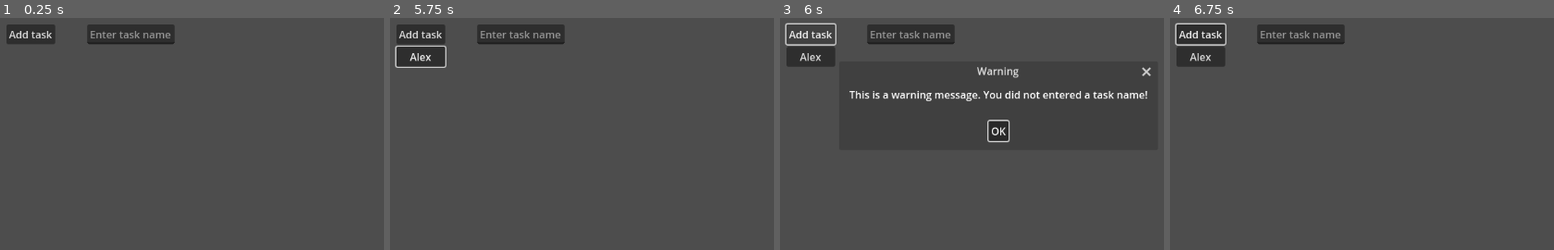
Above: before the commit, frames 1-4 (left to right).
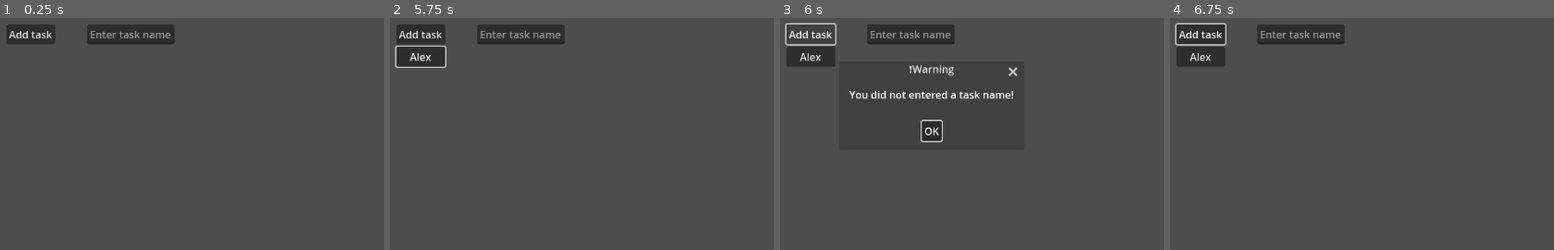
Above: after the commit, the same moments.

Repository: RWHurra/Simple-Task-Manager
Game: Godot game, scene res://simple_task_manager.tscn
The game is run twice, just before and just after one commit, with the same random seed, the same clock (stepped at 60 frames per second) and the same inputs.
Inputs (mouse positions are in pixels of both pictures, inside the frame that each line leads up to):
- Up to frame 1 (0.25 s): no input
- Up to frame 2 (5.75 s): click (520, 34) at 0.52 s; type "Alex" at 0.6 s; click "Add task" at 1.25 s; click "Alex" at 2 s; click (555, 94) at 2.77 s; type "Alex" at 2.85 s; click (555, 154) at 3 s; type "12" at 3.08 s; click "Done" at 3.5 s; click "Done" at 4.25 s; click "OK" at 5 s
- Up to frame 3 (6 s): click "Add task" at 5.75 s
- Up to frame 4 (6.75 s): click "OK" at 6.5 s

Frames 1-2 are identical in both runs. In frame 3, 2.3% of the frame differs, in the area x 18-97%, y 20-54%; in frame 4, nothing differs.

Commit message:
Added logic to force task name on edit, removed shadowed variables
The logic to check name and show accept dialog is a duplicate of the function in 'Add task.dg'. So the function '_create_acceptdialog_missing_name()' is in both 'Add task.gd' and 'task.dg'. Refactor? Also removed shadowed variables to specify the variables (task_to_delete, related_task).

Diff:
--- a/Add task.gd
+++ b/Add task.gd
@@ -34,8 +34,8 @@
 func _create_acceptdialog_missing_name():
 	var accept_dialog = AcceptDialog.new()
 	# set the title and message of the AcceptDialog
-	accept_dialog.title = "Warning"
-	accept_dialog.dialog_text = "This is a warning message. You did not entered a task name!"
+	accept_dialog.title = "❗Warning"
+	accept_dialog.dialog_text = "You did not entered a task name!"
 	accept_dialog.position = Vector2(100, 100)
 	# show the AcceptDialog
 	add_child(accept_dialog)
--- a/DeleteTaskButton.gd
+++ b/DeleteTaskButton.gd
@@ -26,11 +26,11 @@
 	tasks.erase(task)
 	task.queue_free()
 
-func _delete_related_button(task):
+func _delete_related_button(task_to_delete):
 	var buttons = task_manager.get_task_buttons()
 	print(buttons)
 	for button in buttons:
-		if task.name == str(button.name).replace("_button", ""):
+		if task_to_delete.name == str(button.name).replace("_button", ""):
 			buttons.erase(button)
 			button.queue_free()
 
--- a/simple_task_manager.gd
+++ b/simple_task_manager.gd
@@ -25,17 +25,17 @@
 	print("create task from parent")
 	return new_task
 
-func create_task_button(button_text : String, task):
+func create_task_button(button_text : String, related_task):
 	#create new button
 	var new_button = task_button.instantiate()
-	new_button.set_related_task(task)
+	new_button.set_related_task(related_task)
 	new_button.text = button_text
 	new_button.name = str(button_text) + "_button"
 	add_child(new_button)
 	task_button_dictionary = {
 		"related_task_id": task_counter,
 		"task_button_object": new_button,
-		"related_task_object": task,
+		"related_task_object": related_task,
 		"task_button_name": new_button.name
 		}
 	task_button_array.append(new_button)
--- a/task.gd
+++ b/task.gd
@@ -42,7 +42,20 @@
 	task_name.text = updated_task_name
 
 func _ok_button_pressed():
+	if task_name.text == null || task_name.text == "":
+		_create_acceptdialog_missing_name()
+		return
 	emit_signal("updated_task", task_name.text, task_due_date.text, isDone)
+
+func _create_acceptdialog_missing_name():
+	var accept_dialog = AcceptDialog.new()
+	# set the title and message of the AcceptDialog
+	accept_dialog.title = "❗Warning"
+	accept_dialog.dialog_text = "The task needs a name!"
+	accept_dialog.position = Vector2(100, 100)
+	# show the AcceptDialog
+	add_child(accept_dialog)
+	accept_dialog.visible = true
 
 func _cancel_button_pressed():
 	print("cancel")
--- a/task.tscn
+++ b/task.tscn
@@ -11,24 +11,27 @@
 offset_bottom = 40.0
 
 [node name="LineEdit" type="LineEdit" parent="VBoxContainer"]
+layout_mode = 2
 placeholder_text = "Task name"
 caret_blink = true
 caret_blink_interval = 0.5
 
 [node name="TextEdit" type="TextEdit" parent="VBoxContainer"]
 custom_minimum_size = Vector2(500, 150)
+layout_mode = 2
 placeholder_text = "Task description"
 
 [node name="LineEdit2" type="LineEdit" parent="VBoxContainer"]
+layout_mode = 2
 placeholder_text = "Task due date"
 caret_blink = true
 caret_blink_interval = 0.5
 
 [node name="CheckBox" type="CheckButton" parent="VBoxContainer"]
+layout_mode = 2
 text = "Done"
 
 [node name="DeleteTaskButton" type="Button" parent="VBoxContainer"]
-offset_right = 8.0
-offset_bottom = 8.0
+layout_mode = 2
 text = "Delete"
 script = ExtResource("2_4ccn6")
